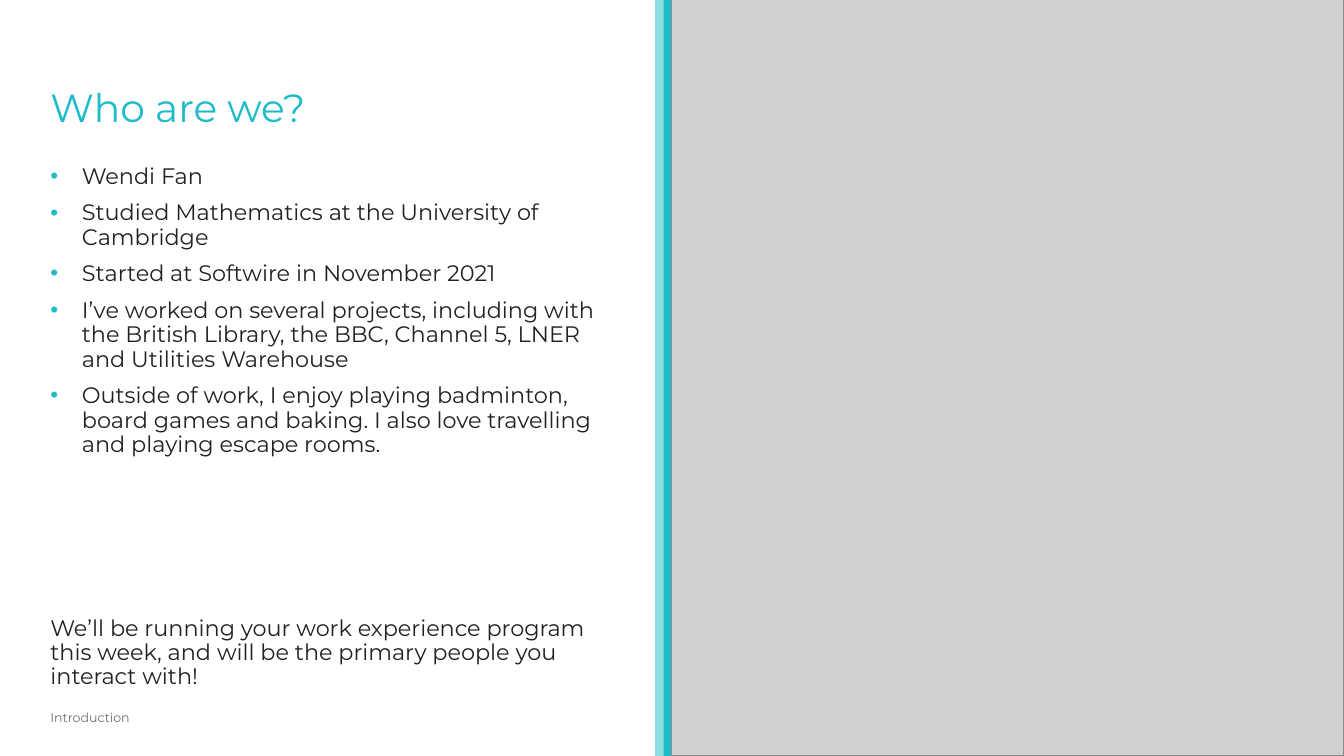
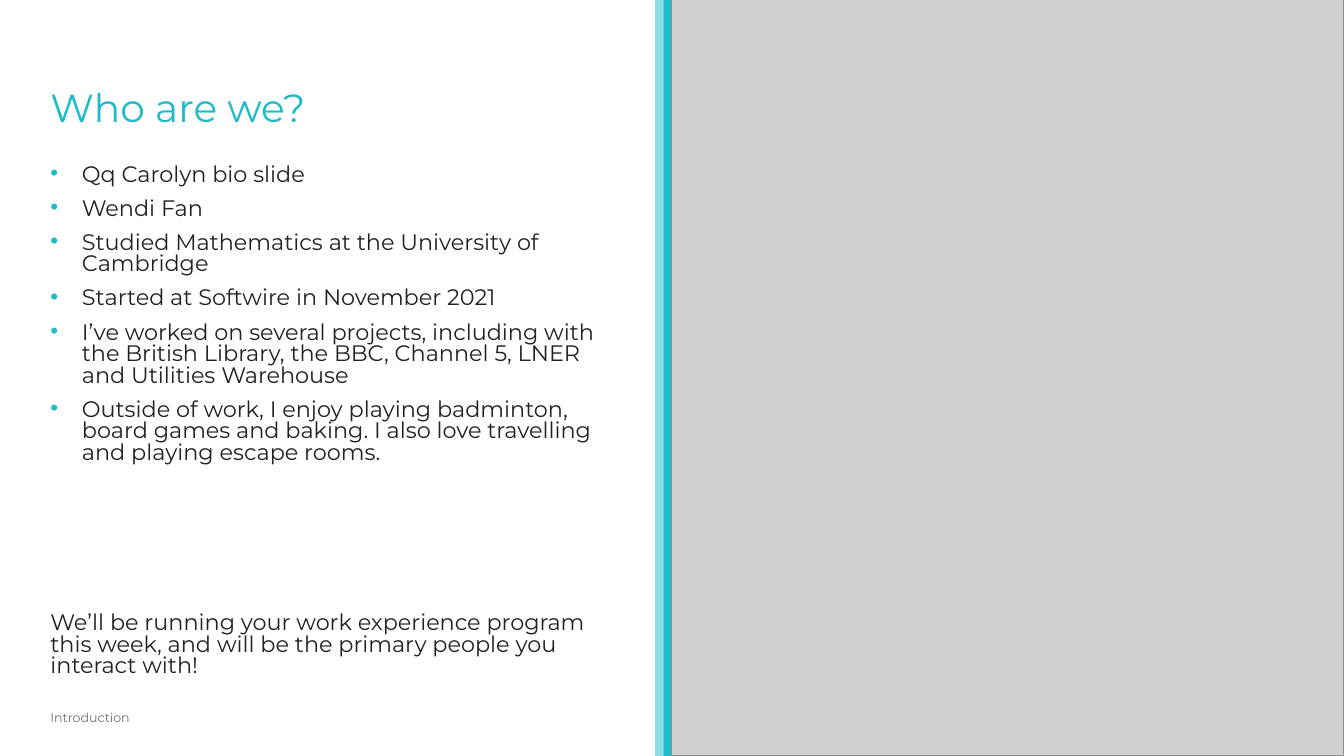
Before and after one commit to caz-yang/softwire-work-experience-oct-2025, a slide deck: slide 5 of course-assets/presentations/intro.pptx. Drawn at 1344x756 pixels with LibreOffice and Linux fonts; fonts in the diff are those of the drawing; grey boxes stand for pictures; background and template pictures are left out. Boxes give left, top, right and bottom in pixels: in the first picture for what was removed or moved away, otherwise in the second. Text is boxed around its words. In the diff, an @@ line names an element or a change of style, - is before the commit and + after.

```diff
--- a/course-assets/presentations/intro.pptx
+++ b/course-assets/presentations/intro.pptx
@@ text at (82, 165, 305, 187): paragraph added @@
+• Qq Carolyn bio slide
@@ text at (50, 199, 594, 673): line spacing 0.9 to 0.8 @@
```
Also in this commit, not shown: 8 other slides changed.
